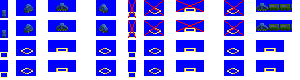
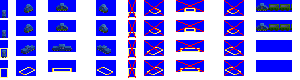
Layered file, before and after one edit (300 x 80). Changes by layer:
added layer "electric loco 2" above "Layer 1" over [2, 44, 111, 58]
painted on "Layer 1" over [0, 40, 292, 78]
